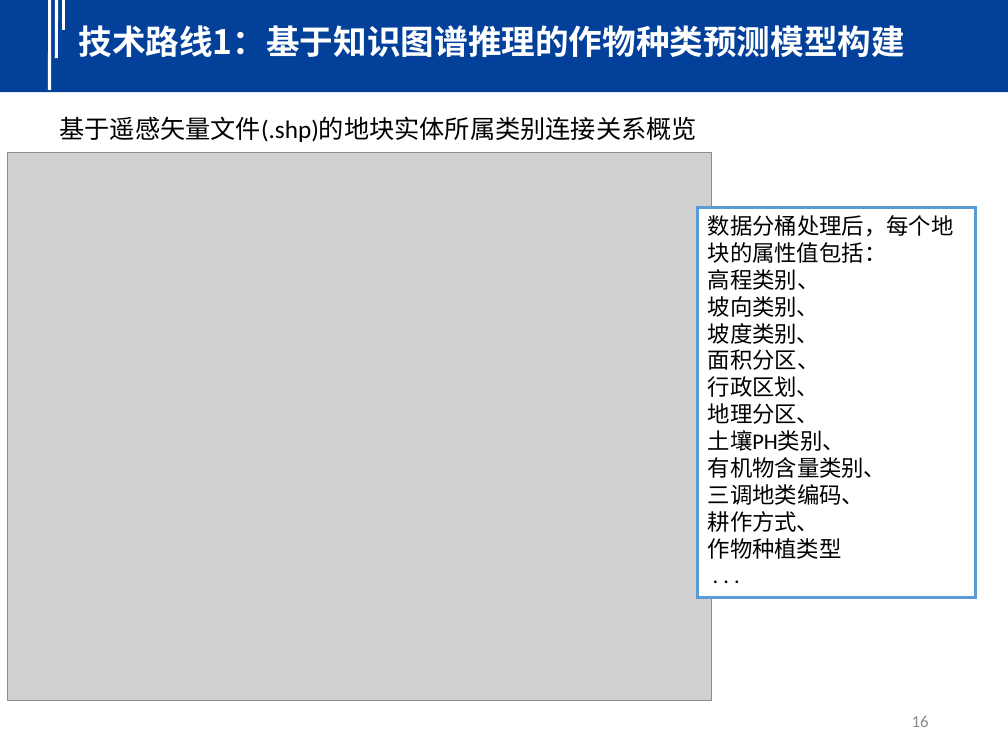
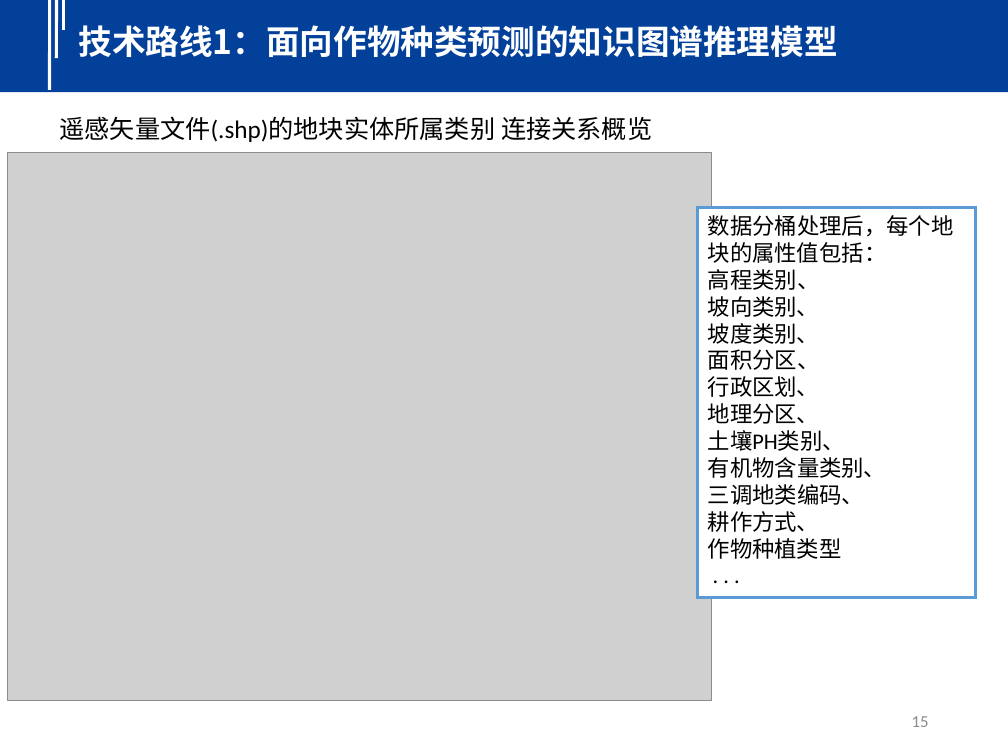
Before and after one commit to seu-cloud/seu-cloud-study, a slide deck: slide 15 of PPT/2023/20230602-巩傲凡-面向作物种类预测的知识推理技术研究.pptx (slide 16 before the commit). Drawn at 1008x756 pixels with LibreOffice and Linux fonts; fonts in the diff are those of the drawing; grey boxes stand for pictures. Boxes give left, top, right and bottom in pixels: in the first picture for what was removed or moved away, otherwise in the second. Text is boxed around its words. In the diff, an @@ line names an element or a change of style, - is before the commit and + after.

```diff
--- a/PPT/2023/20230602-巩傲凡-面向作物种类预测的知识推理技术研究.pptx
+++ b/PPT/2023/20230602-巩傲凡-面向作物种类预测的知识推理技术研究.pptx
@@ text at box(79, 25, 838, 57): text changed @@
-技术路线1：基于知识图谱推理的作物种类预测模型构建
+技术路线1：面向作物种类预测的知识图谱推理模型
@@ text at box(59, 116, 652, 142): text changed @@
-基于遥感矢量文件(.shp)的地块实体所属类别连接关系概览
+遥感矢量文件(.shp)的地块实体所属类别 连接关系概览
@@ page number at box(912, 716, 929, 727): text changed @@
-16
+15
```
Also in this commit, not shown: 17 other slides changed, 1 slide added, 1 slide removed.
